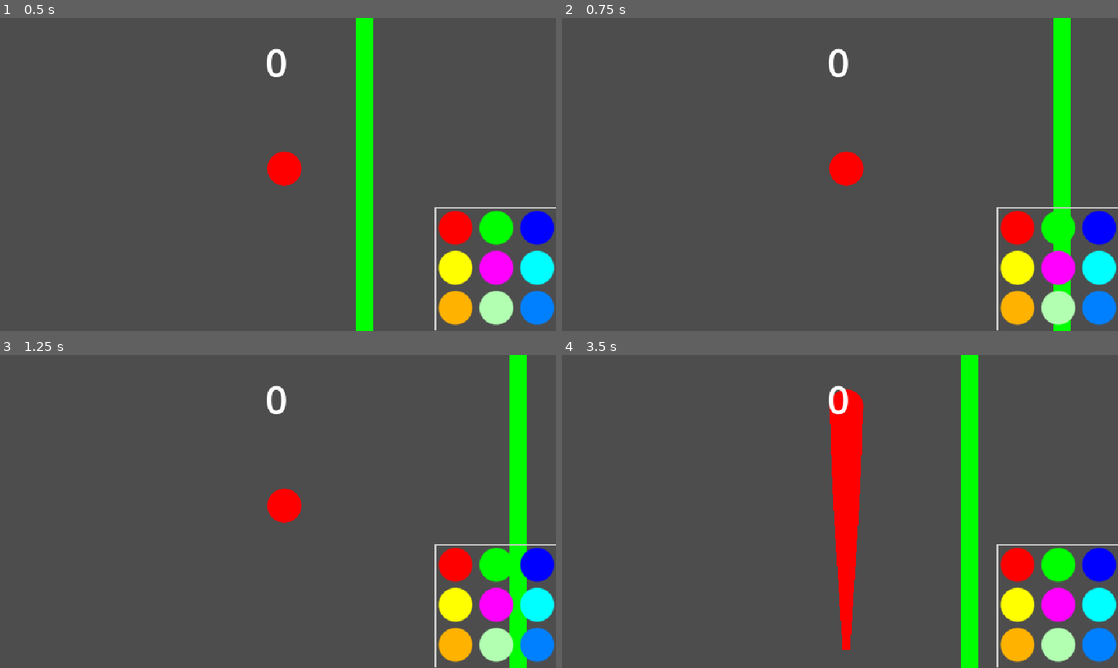
Above: before the commit, frames 1-4 (two rows, left to right).
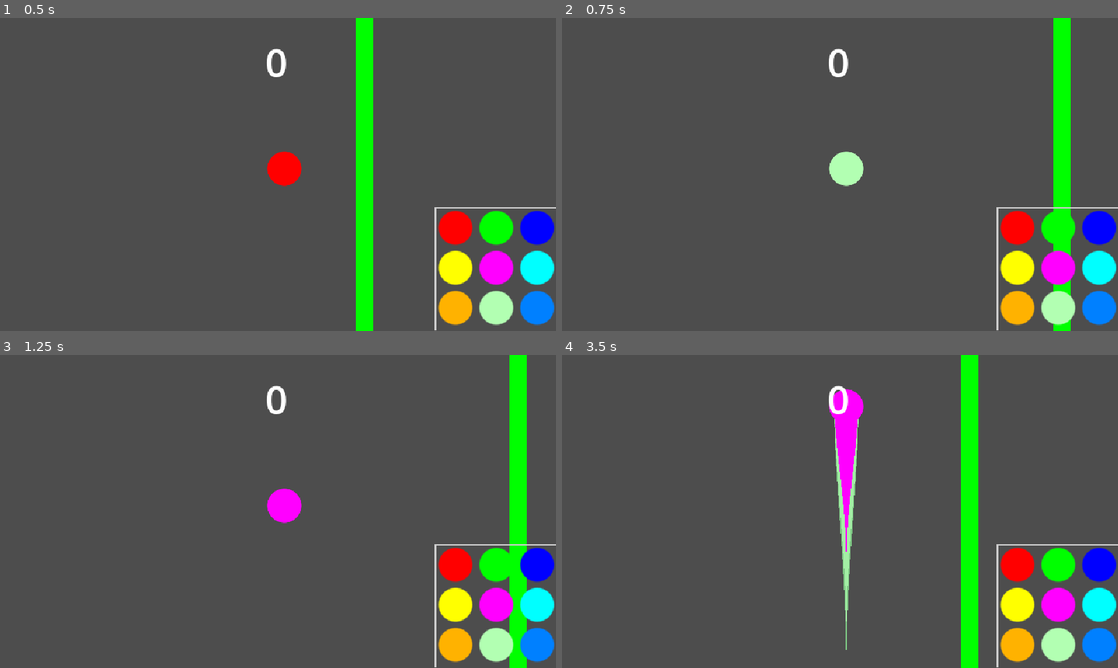
Above: after the commit, the same moments.

Repository: OutworldToast/circolour
Game: Godot game, scene res://src/game/game.tscn
Two runs of this game, one before a commit and one after it. Both use one fixed random seed, a clock stepped at 60 frames per second and the inputs below.
Inputs:
- Up to frame 1 (0.5 s): no input
- Up to frame 2 (0.75 s): tap Enter at 0.5 s; hold / (bottom_right, bound only after the commit) from 0.53 s (still down); tap . (bottom, bound only after the commit) at 0.6 s
- Up to frame 3 (1.25 s): keep holding / (bottom_right, bound only after the commit); tap L (middle, bound only after the commit) at 0.8 s
- Up to frame 4 (3.5 s): release / (bottom_right, bound only after the commit) at 1.28 s; hold S (move_down) 1.28-2.03 s; tap L (middle, bound only after the commit) at 1.35, 3.05 s; tap O (top, bound only after the commit) at 1.55, 2.1 s; hold / (bottom_right, bound only after the commit) 2.03-2.78 s; tap . (bottom, bound only after the commit) at 2.3, 2.85 s; hold W (move_up) from 2.78 s (still down)

Frame 1 is identical in both runs. In frame 2, 0.5% of the frame differs, in the area x 48-55%, y 42-54%; in frame 3, 0.5%; in frame 4, 3.3%, in the area x 48-55%, y 10-95%.

Commit message:
added alternative inputs

Diff:
--- a/project.godot
+++ b/project.godot
@@ -56,6 +56,51 @@
 "events": [Object(InputEventKey,"resource_local_to_scene":false,"resource_name":"","device":-1,"window_id":0,"alt_press …(192 unchanged characters)…
 ]
 }
+top_left={
+"deadzone": 0.2,
+"events": [Object(InputEventKey,"resource_local_to_scene":false,"resource_name":"","device":-1,"window_id":0,"alt_pressed":false,"shift_pressed":false,"ctrl_pressed":false,"meta_pressed":false,"pressed":false,"keycode":0,"physical_keycode":73,"key_label":0,"unicode":105,"location":0,"echo":false,"script":null)
+]
+}
+top={
+"deadzone": 0.2,
+"events": [Object(InputEventKey,"resource_local_to_scene":false,"resource_name":"","device":-1,"window_id":0,"alt_pressed":false,"shift_pressed":false,"ctrl_pressed":false,"meta_pressed":false,"pressed":false,"keycode":0,"physical_keycode":79,"key_label":0,"unicode":111,"location":0,"echo":false,"script":null)
+]
+}
+top_right={
+"deadzone": 0.2,
+"events": [Object(InputEventKey,"resource_local_to_scene":false,"resource_name":"","device":-1,"window_id":0,"alt_pressed":false,"shift_pressed":false,"ctrl_pressed":false,"meta_pressed":false,"pressed":false,"keycode":0,"physical_keycode":80,"key_label":0,"unicode":112,"location":0,"echo":false,"script":null)
+]
+}
+left={
+"deadzone": 0.2,
+"events": [Object(InputEventKey,"resource_local_to_scene":false,"resource_name":"","device":-1,"window_id":0,"alt_pressed":false,"shift_pressed":false,"ctrl_pressed":false,"meta_pressed":false,"pressed":false,"keycode":0,"physical_keycode":75,"key_label":0,"unicode":107,"location":0,"echo":false,"script":null)
+]
+}
+middle={
+"deadzone": 0.2,
+"events": [Object(InputEventKey,"resource_local_to_scene":false,"resource_name":"","device":-1,"window_id":0,"alt_pressed":false,"shift_pressed":false,"ctrl_pressed":false,"meta_pressed":false,"pressed":false,"keycode":0,"physical_keycode":76,"key_label":0,"unicode":108,"location":0,"echo":false,"script":null)
+]
+}
+right={
+"deadzone": 0.2,
+"events": [Object(InputEventKey,"resource_local_to_scene":false,"resource_name":"","device":-1,"window_id":0,"alt_pressed":false,"shift_pressed":false,"ctrl_pressed":false,"meta_pressed":false,"pressed":false,"keycode":0,"physical_keycode":59,"key_label":0,"unicode":59,"location":0,"echo":false,"script":null)
+]
+}
+bottom_left={
+"deadzone": 0.2,
+"events": [Object(InputEventKey,"resource_local_to_scene":false,"resource_name":"","device":-1,"window_id":0,"alt_pressed":false,"shift_pressed":false,"ctrl_pressed":false,"meta_pressed":false,"pressed":false,"keycode":0,"physical_keycode":44,"key_label":0,"unicode":44,"location":0,"echo":false,"script":null)
+]
+}
+bottom={
+"deadzone": 0.2,
+"events": [Object(InputEventKey,"resource_local_to_scene":false,"resource_name":"","device":-1,"window_id":0,"alt_pressed":false,"shift_pressed":false,"ctrl_pressed":false,"meta_pressed":false,"pressed":false,"keycode":0,"physical_keycode":46,"key_label":0,"unicode":46,"location":0,"echo":false,"script":null)
+]
+}
+bottom_right={
+"deadzone": 0.2,
+"events": [Object(InputEventKey,"resource_local_to_scene":false,"resource_name":"","device":-1,"window_id":0,"alt_pressed":false,"shift_pressed":false,"ctrl_pressed":false,"meta_pressed":false,"pressed":false,"keycode":0,"physical_keycode":47,"key_label":0,"unicode":47,"location":0,"echo":false,"script":null)
+]
+}
 
 [layer_names]
 
--- a/src/game/game.gd
+++ b/src/game/game.gd
@@ -87,7 +87,6 @@
 
 	line.move(Vector2(target_x, line.position.y), 1.5)
 
-
 func _on_player_score_earned() -> void:
 	camera.shake()
 
--- a/src/game/player/player.gd
+++ b/src/game/player/player.gd
@@ -29,6 +29,18 @@
 	KEY_KP_3,
 ]
 
+var alt_keys: Array[StringName] = [
+	"top_left",
+	"top",
+	"top_right",
+	"left",
+	"middle",
+	"right",
+	"bottom_left",
+	"bottom",
+	"bottom_right",
+]
+
 var current_color: Color:
 	set(value):
 		current_color = value
@@ -41,6 +53,13 @@
 
 		# get the index of the key pressed
 		var index: int = keys.find(event.keycode)
+
+		if index == -1:
+			# if the key is not found, check for alternative keys
+			for i in range(alt_keys.size()):
+				if event.is_action_pressed(alt_keys[i]):
+					index = i
+					break
 
 		# if there is an index and it is within the bounds of the colors array
 		if not index == -1 and index < colors.size():
